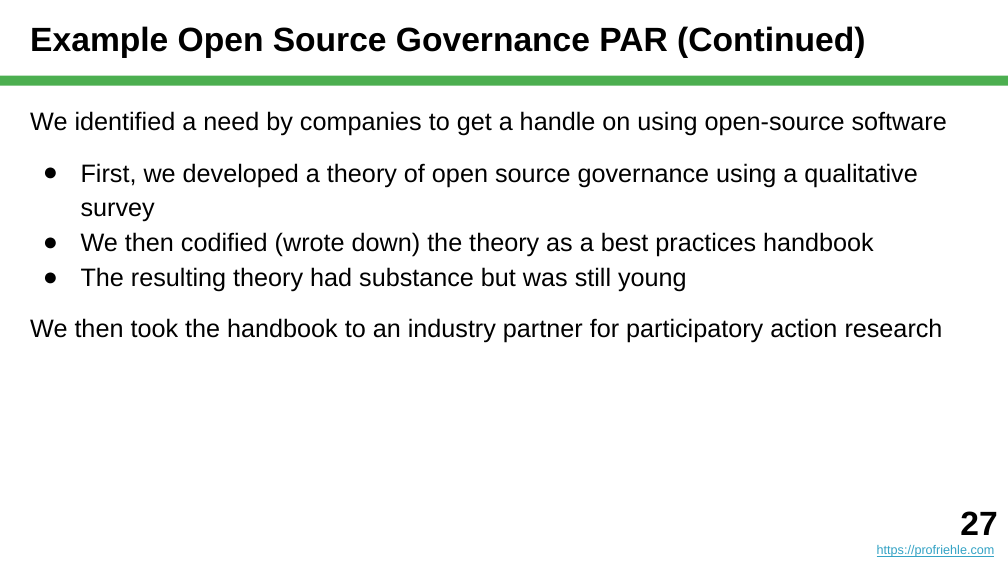
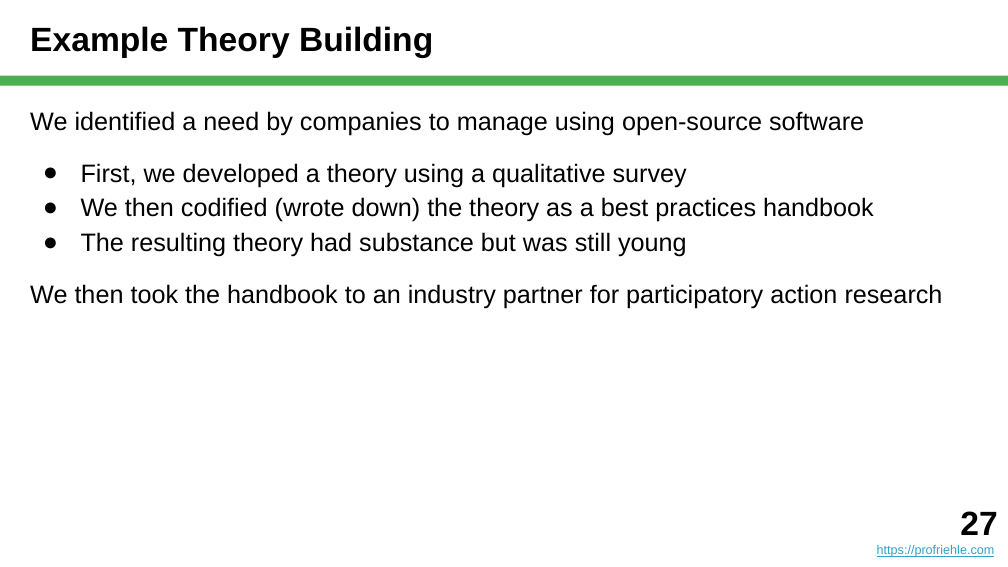
Before and after one commit to dirkriehle/nyt-course, a slide deck: slide 27 of Lecture slides/NYT C04 - Action Research.pptx. Drawn at 1008x567 pixels with LibreOffice and Linux fonts; fonts in the diff are those of the drawing. Boxes give left, top, right and bottom in pixels: in the first picture for what was removed or moved away, otherwise in the second. Text is boxed around its words. In the diff, an @@ line names an element or a change of style, - is before the commit and + after.

Commit message:
Step by step, about to finish theory building part.

```diff
--- a/Lecture slides/NYT C04 - Action Research.pptx
+++ b/Lecture slides/NYT C04 - Action Research.pptx
@@ title at [30,26,433,58]: text changed @@
-Example Open Source Governance PAR (Continued)
+Example Theory Building
@@ text at [30,111,864,187]: text changed @@
-We identified a need by companies to get a handle on using open-source software
-● First, we developed a theory of open source governance using a qualitative survey
+We identified a need by companies to manage using open-source software
+● First, we developed a theory using a qualitative survey
```
Also in this commit, not shown: 6 other slides changed, 2 slides added, 14 other files.
